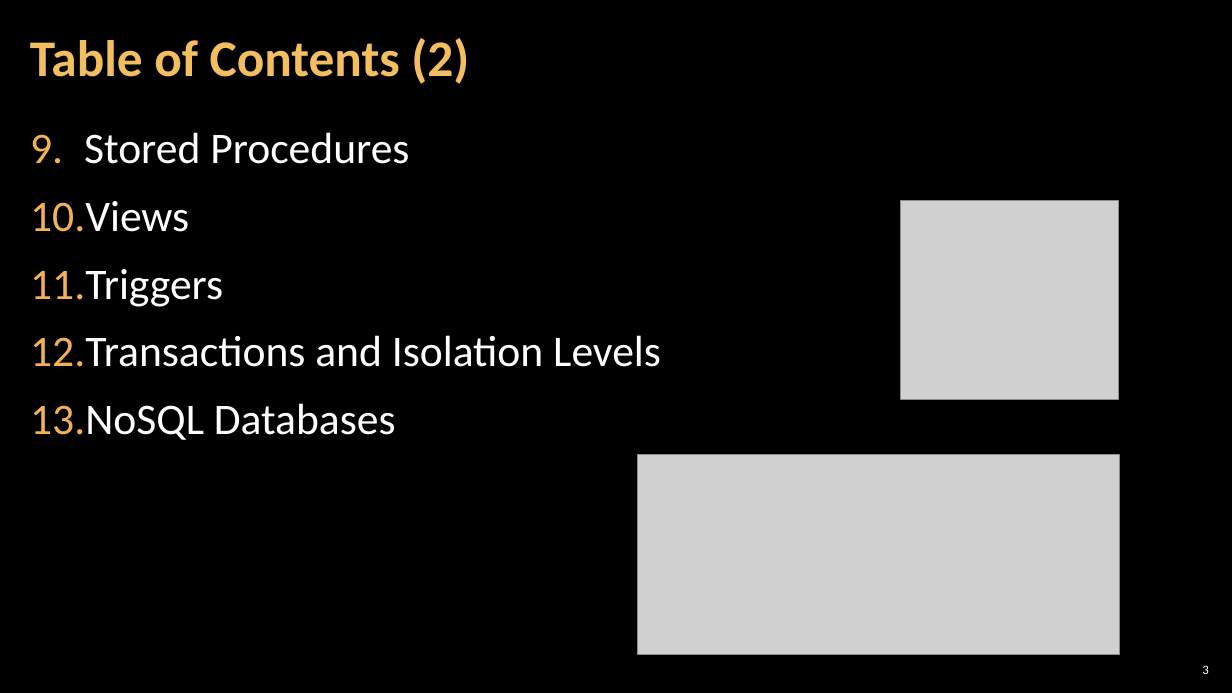
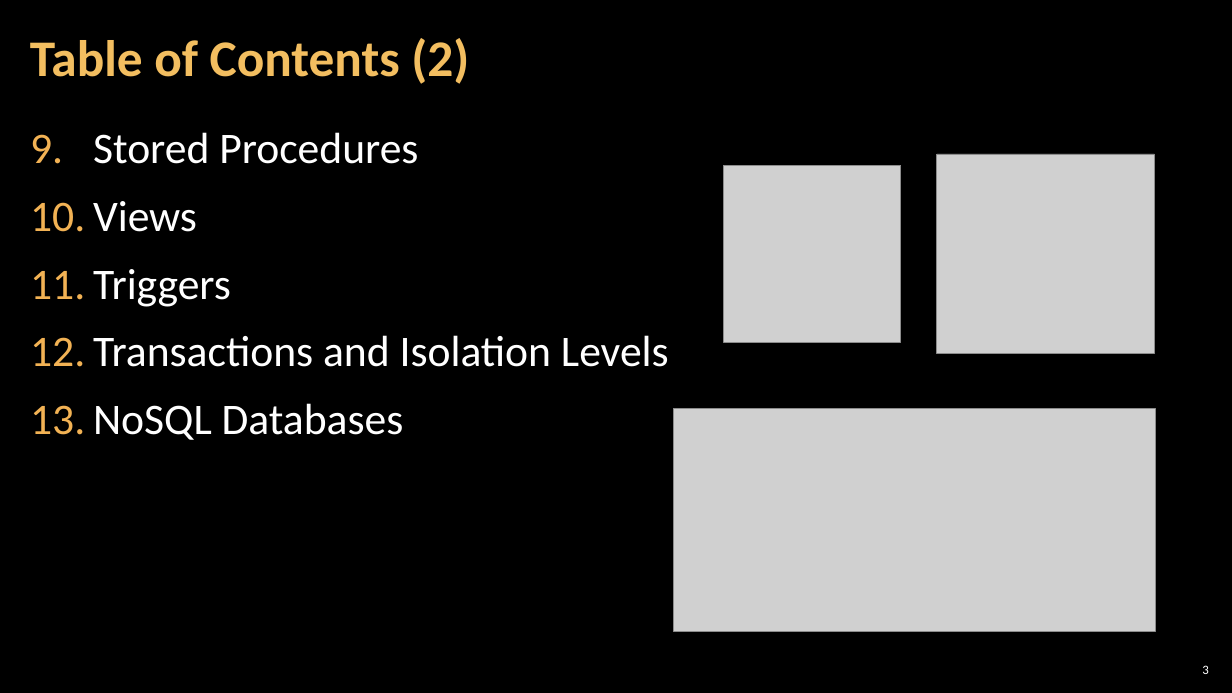
Before and after one commit to TeodorPenev/SoftUni, a slide deck: slide 3 of Advanced Level - Back-end/Databases/Presentation/1. Database-Systems-Overview.pptx. Drawn at 1232x693 pixels with LibreOffice and Linux fonts; fonts in the diff are those of the drawing; grey boxes stand for pictures; background and template pictures are left out. Boxes give left, top, right and bottom in pixels: in the first picture for what was removed or moved away, otherwise in the second. Text is boxed around its words. In the diff, an @@ line names an element or a change of style, - is before the commit and + after.

Commit message:
add and fix content

```diff
--- a/Advanced Level - Back-end/Databases/Presentation/1. Database-Systems-Overview.pptx
+++ b/Advanced Level - Back-end/Databases/Presentation/1. Database-Systems-Overview.pptx
@@ text "Stored Procedures" at (x1=93, y1=132, x2=669, y2=440): indent changed @@
@@ picture added at (x1=724, y1=165, x2=901, y2=343) @@
@@ picture moved from (x1=901, y1=200, x2=1118, y2=399) to (x1=937, y1=154, x2=1154, y2=354) @@
@@ picture resized from (x1=638, y1=455, x2=1119, y2=655) to (x1=674, y1=409, x2=1155, y2=632) @@
```
Also in this commit, not shown: 29 other slides changed, 8 other files.
